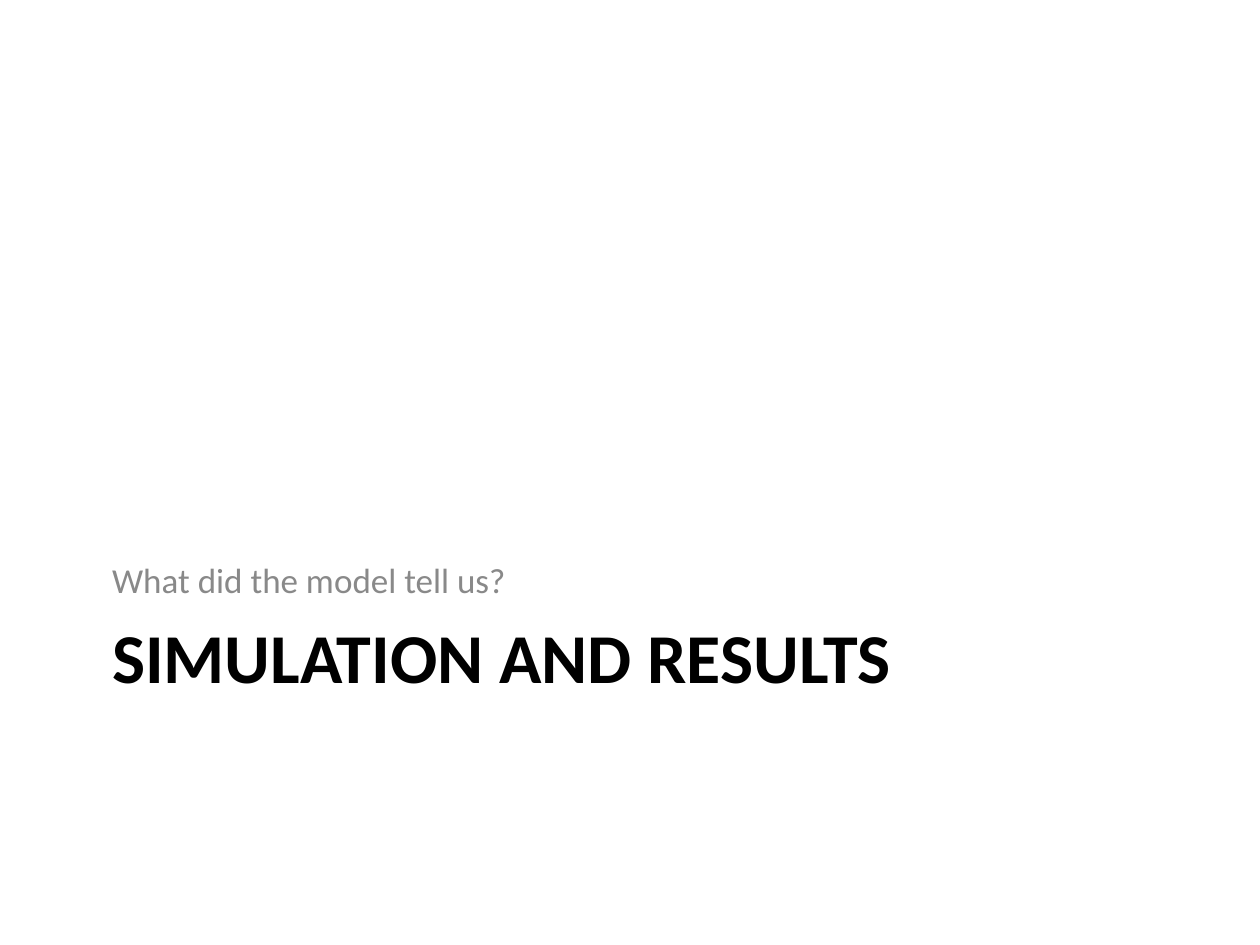
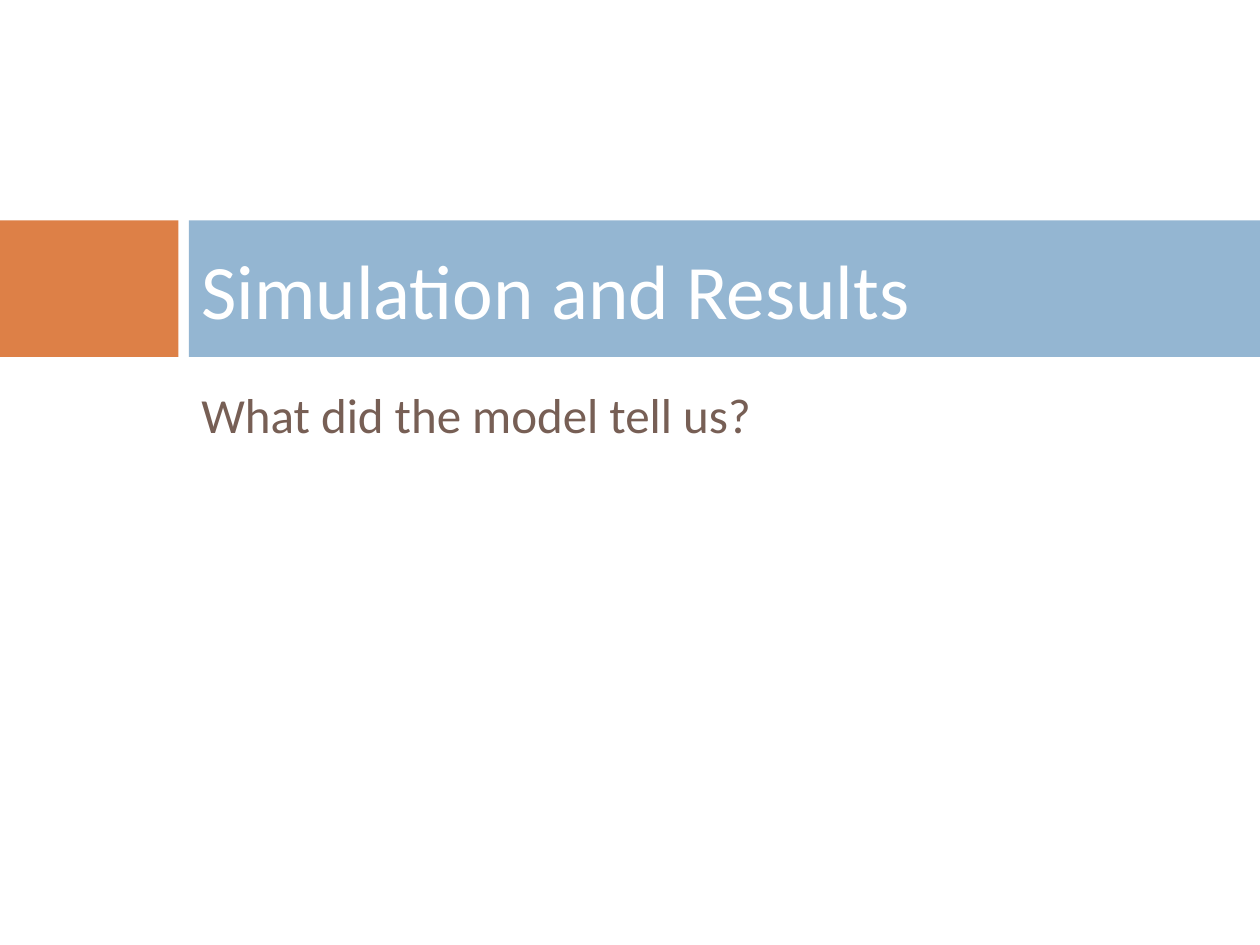
Before and after one commit to mazzas/School, a slide deck: slide 29 of SE4960/Journal Club/Minimum Latency Data Diffusion in Intermittently Connected Mobile.ppt. Drawn at 1260x945 pixels with LibreOffice and Linux fonts; fonts in the diff are those of the drawing; background and template pictures are left out. Boxes give left, top, right and bottom in pixels: in the first picture for what was removed or moved away, otherwise in the second. Text is boxed around its words. In the diff, an @@ line names an element or a change of style, - is before the commit and + after.

```diff
--- a/SE4960/Journal Club/Minimum Latency Data Diffusion in Intermittently Connected Mobile.ppt
+++ b/SE4960/Journal Club/Minimum Latency Data Diffusion in Intermittently Connected Mobile.ppt
@@ rectangle added at bbox=[0, 220, 179, 357], fill #DD8047 @@
@@ title "Simulation and Results" at bbox=[201, 265, 909, 320]: vertical alignment top to middle @@
@@ rectangle added at bbox=[189, 220, 1260, 357], fill #94B6D2 @@
@@ title at bbox=[201, 265, 909, 320]: text changed; size 40 to 44 pt; text colour #000000 to #FFFFFF; bold off @@
-SIMULATION AND RESULTS
+Simulation and Results
@@ text "What did the model tell ...": place and size @@
-text "What did the model tell ..." at bbox=[112, 569, 505, 593]
+text "What did the model tell ..." at bbox=[201, 399, 751, 434]
@@ text "What did the model tell ..." at bbox=[201, 399, 751, 434]: size 20 to 28 pt, text colour #898989 to #775F55; more space between paragraphs; vertical alignment bottom to top @@
```
Also in this commit, not shown: 31 other slides changed, 5 slides added, 3 slides removed, 3 other files.
